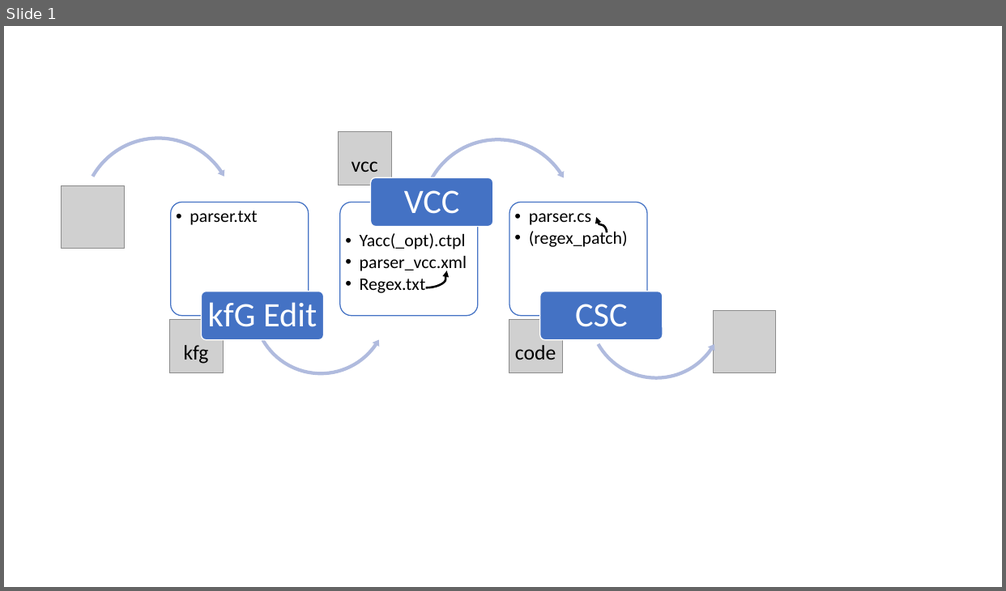
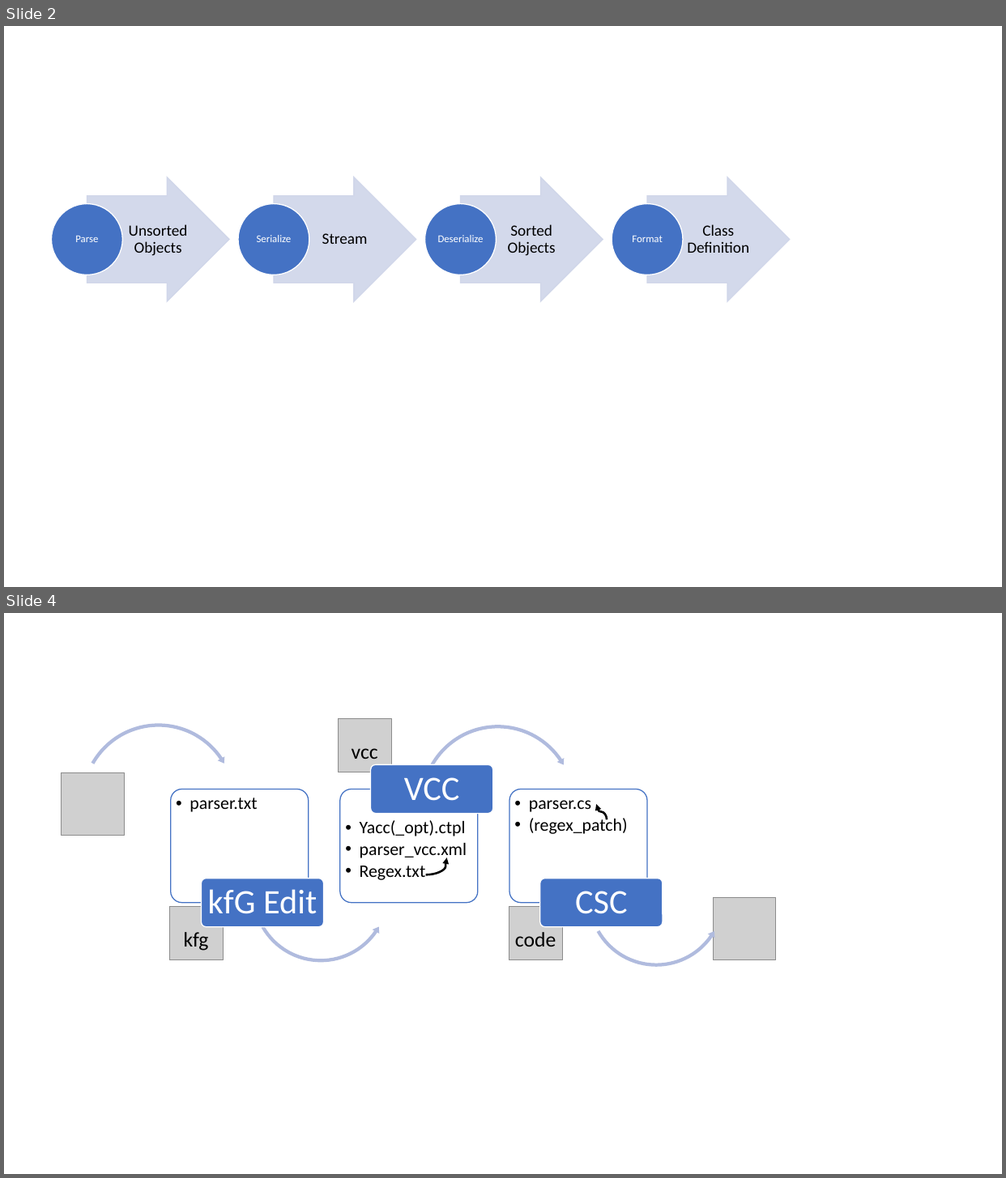
Before and after one commit to firoball/WDL2CS, a slide deck: process.pptx. Shown one above the other, each under a label of ours: slide 1 before the commit, slides 2 and 4 after it; the slides between them are not shown. The pictures are 1006x591 and 1006x1178 pixels, drawn with LibreOffice and Linux fonts; fonts in the diff are those of the drawing; grey boxes stand for pictures. Boxes give left, top, right and bottom in pixels: in the first picture for what was removed or moved away, otherwise in the second. Text is boxed around its words. In the diff, an @@ line names an element or a change of style, - is before the commit and + after.

```diff
--- a/process.pptx
+++ b/process.pptx
@@ slide 2 added at bbox=[4, 26, 1002, 587], background #FFFFFF @@
@@ group added at bbox=[51, 177, 790, 301]: 8 texts, 4 right arrows, 4 ellipses @@
+Unsorted Objects
+Parse
+Stream
+Serialize
+Sorted Objects
+Deserialize
+Class Definition
+Format
@@ what was slide 1 is now slide 4 @@
```
Also in this commit, not shown: 2 other slides added, 4 other files.
